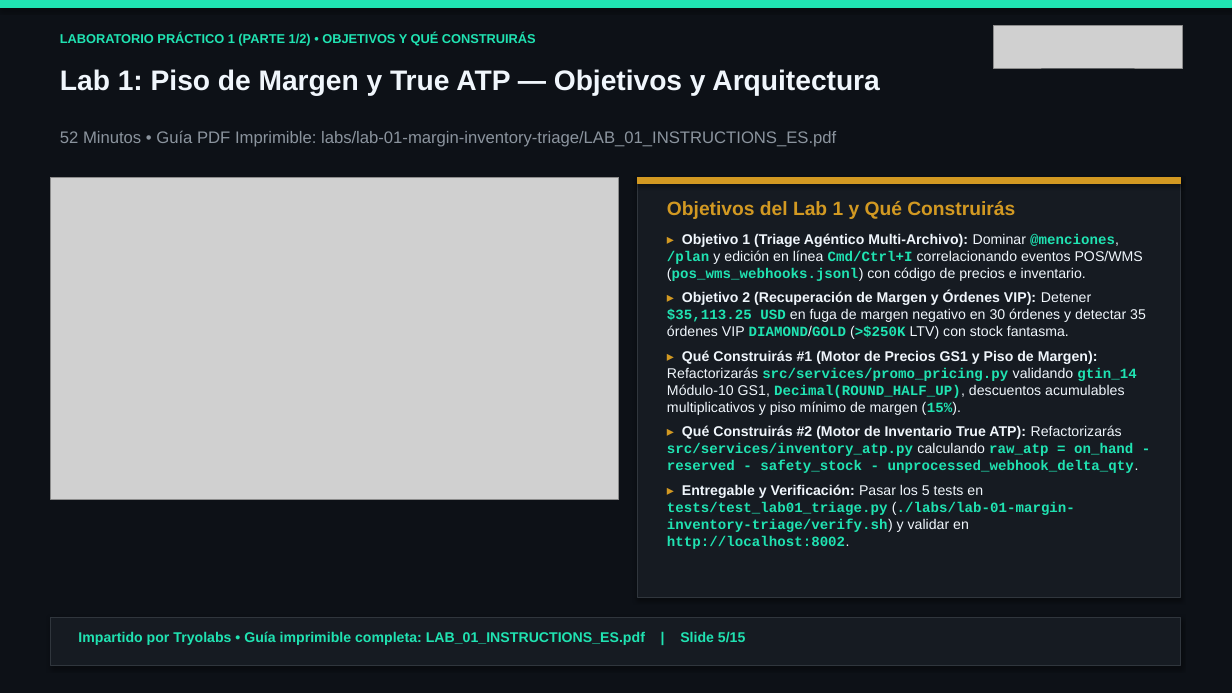
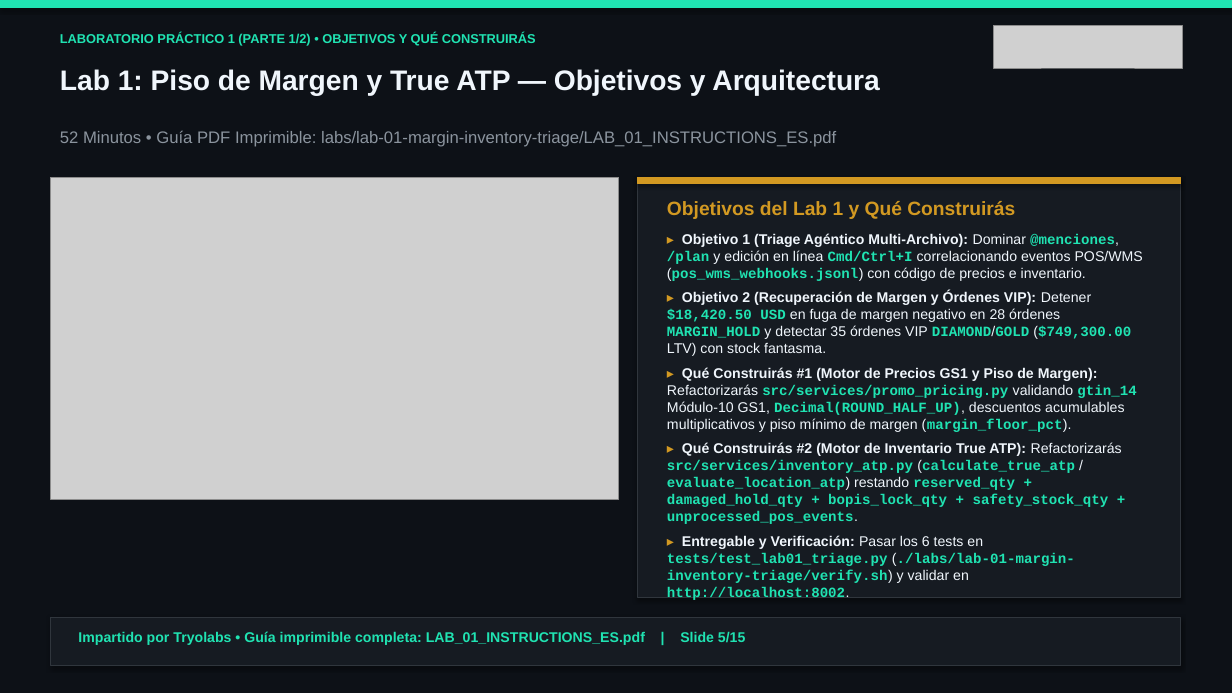
Before and after one commit to tryolabs/antigravity-workshop-retail, a slide deck: slide 5 of slides/antigravity_retail_workshop_es.pptx. Drawn at 1232x693 pixels with LibreOffice and Linux fonts; fonts in the diff are those of the drawing; grey boxes stand for pictures. Boxes give left, top, right and bottom in pixels: in the first picture for what was removed or moved away, otherwise in the second. Text is boxed around its words. In the diff, an @@ line names an element or a change of style, - is before the commit and + after.

```diff
--- a/slides/antigravity_retail_workshop_es.pptx
+++ b/slides/antigravity_retail_workshop_es.pptx
@@ text at [667,291,1136,600]: text changed @@
-▸ Objetivo 2 (Recuperación de Margen y Órdenes VIP): Detener $35,113.25 USD en fuga de margen negativo en 30 órdenes y detectar 35 órdenes VIP DIAMOND/GOLD (>$250K LTV) con stock fantasma.
-▸ Qué Construirás #1 (Motor de Precios GS1 y Piso de Margen): Refactorizarás src/services/promo_pricing.py validando gtin_14 Módulo-10 GS1, Decimal(ROUND_HALF_UP), descuentos acumulables multiplicativos y piso mínimo de margen (15%).
-▸ Qué Construirás #2 (Motor de Inventario True ATP): Refactorizarás src/services/inventory_atp.py calculando raw_atp = on_hand - reserved - safety_stock - unprocessed_webhook_delta_qty.
-▸ Entregable y Verificación: Pasar los 5 tests en tests/test_lab01_triage.py (./labs/lab-01-margin-inventory-triage/verify.sh) y validar en http://localhost:8002.
+▸ Objetivo 2 (Recuperación de Margen y Órdenes VIP): Detener $18,420.50 USD en fuga de margen negativo en 28 órdenes MARGIN_HOLD y detectar 35 órdenes VIP DIAMOND/GOLD ($749,300.00 LTV) con stock fantasma.
+▸ Qué Construirás #1 (Motor de Precios GS1 y Piso de Margen): Refactorizarás src/services/promo_pricing.py validando gtin_14 Módulo-10 GS1, Decimal(ROUND_HALF_UP), descuentos acumulables multiplicativos y piso mínimo de margen (margin_floor_pct).
+▸ Qué Construirás #2 (Motor de Inventario True ATP): Refactorizarás src/services/inventory_atp.py (calculate_true_atp / evaluate_location_atp) restando reserved_qty + damaged_hold_qty + bopis_lock_qty + safety_stock_qty + unprocessed_pos_events.
+▸ Entregable y Verificación: Pasar los 6 tests en tests/test_lab01_triage.py (./labs/lab-01-margin-inventory-triage/verify.sh) y validar en http://localhost:8002.
```
Also in this commit, not shown: 8 other slides changed, 44 other files.
